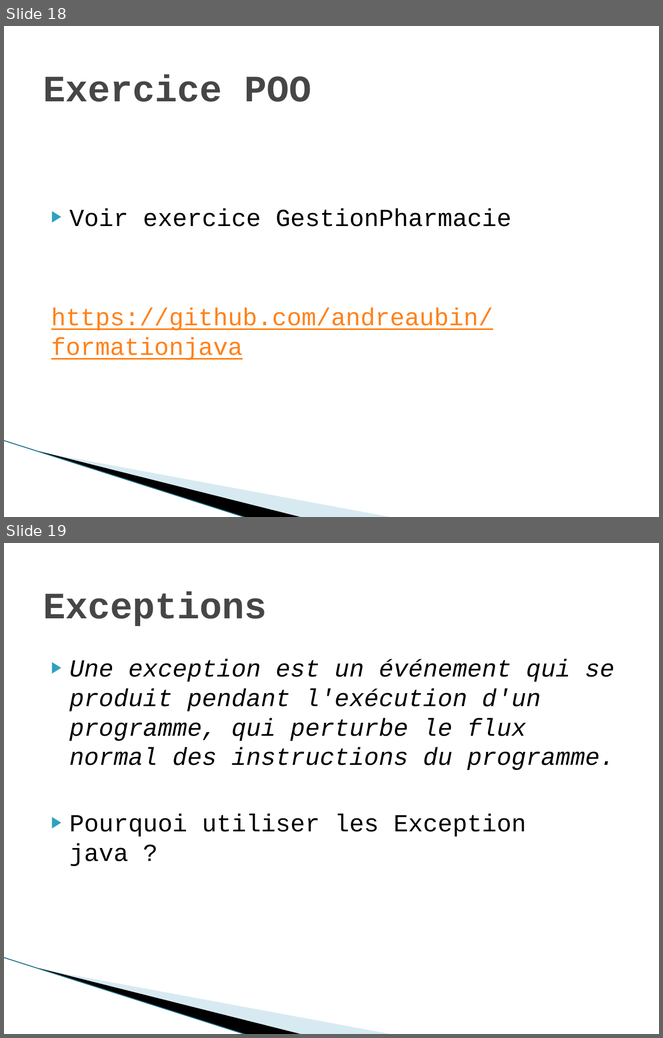
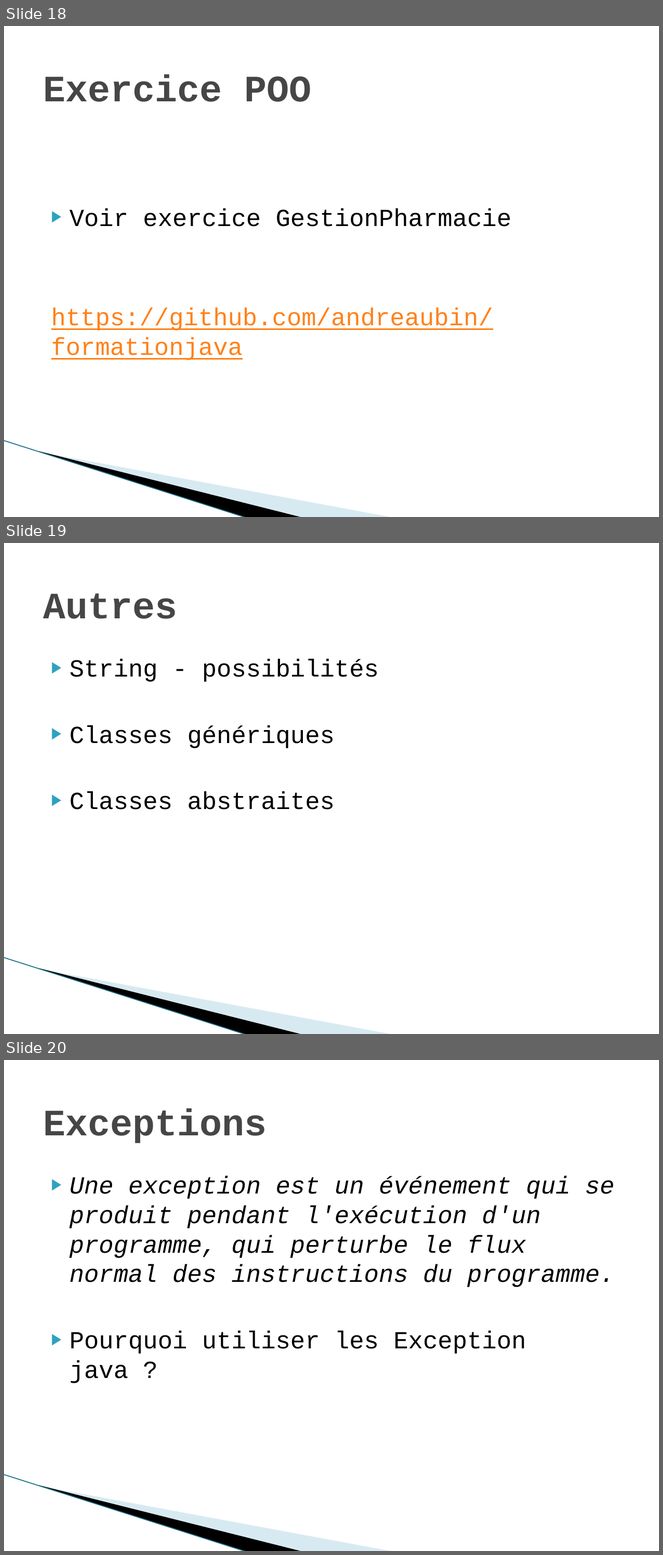
Before and after one commit to andreaubin/formationjava, a slide deck: resources/Java avancé.pptx. Shown one above the other, each under a label of ours: slides 18 and 19 before the commit, slides 18, 19 and 20 after it. The pictures are 663x1038 and 663x1555 pixels, drawn with LibreOffice and Linux fonts; fonts in the diff are those of the drawing; background and template pictures are left out. Boxes give left, top, right and bottom in pixels: in the first picture for what was removed or moved away, otherwise in the second. Text is boxed around its words. In the diff, an @@ line names an element or a change of style, - is before the commit and + after.

```diff
--- a/resources/Java avancé.pptx
+++ b/resources/Java avancé.pptx
@@ slide 19 added at (x1=4, y1=543, x2=659, y2=1034), background #FFFFFF; not listed: 3 template elements that a slide beside it also shows @@
@@ title added at (x1=43, y1=593, x2=177, y2=619), 41 pt, text #464646, bold @@
+Autres
@@ text added at (x1=70, y1=659, x2=379, y2=810), 27 pt, text #000000 @@
+▶ String - possibilités
+▶ Classes génériques
+▶ Classes abstraites
@@ what was slide 19 is now slide 20 @@
```
Also in this commit, not shown: 8 other slides added.
